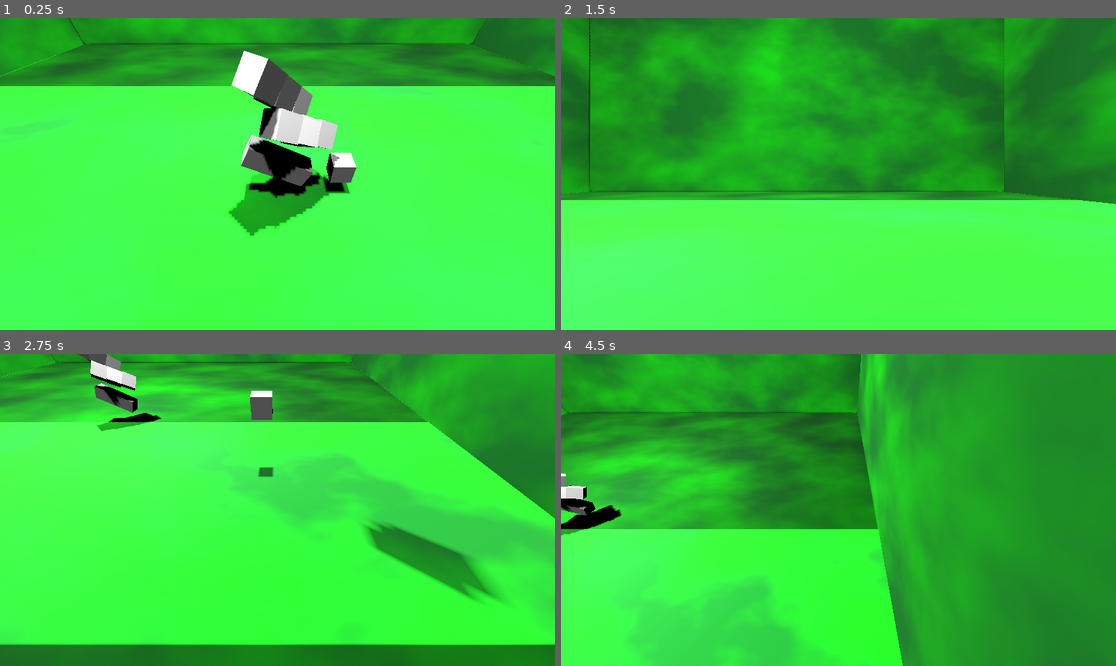
Above: before the commit, frames 1-4 (two rows, left to right).
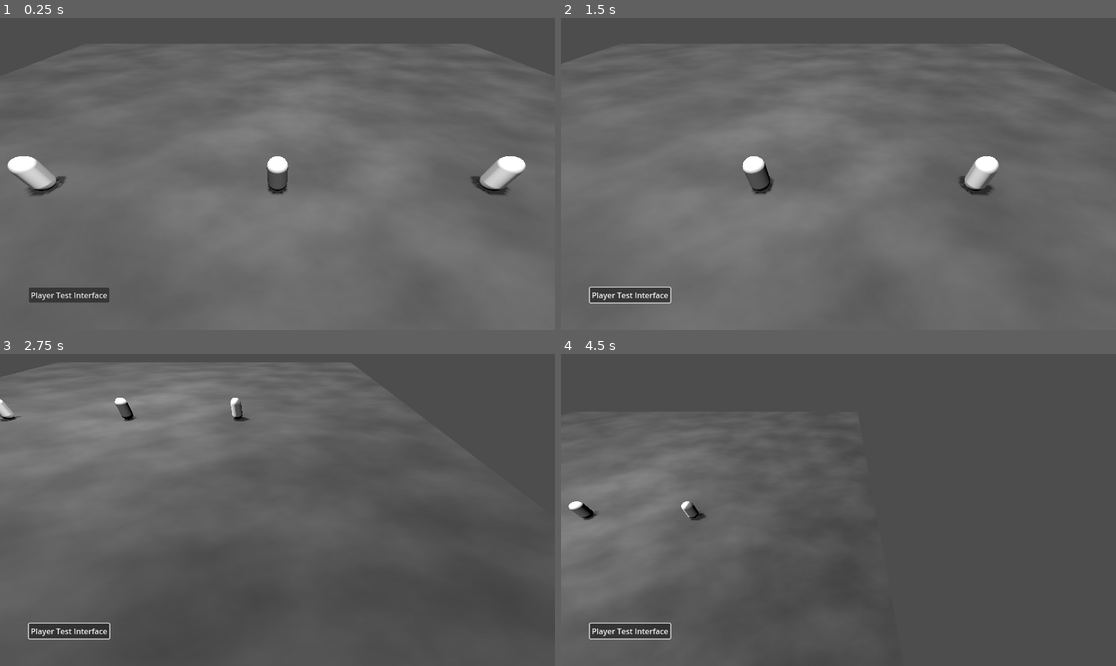
Above: after the commit, the same moments.

Repository: Matthew-Riddle/3dPracticeGame
Game: Godot game, scene res://scenes/test_map.tscn
The game is run twice, just before and just after one commit, with the same random seed, the same clock (stepped at 60 frames per second) and the same inputs. The project has no main scene, so this scene is started directly.
Inputs (mouse positions are in pixels of both pictures, inside the frame that each line leads up to):
- Up to frame 1 (0.25 s): no input
- Up to frame 2 (1.5 s): click (627, 295) at 0.5 s, where only the run after the commit has a clickable "Player Test Interface"; tap Enter (ui_accept) at 1.25 s; move the mouse to (960, 158) at 1.27 s; hold Right (ui_right) from 1.28 s (still down); tap C (ui_camera_toggle) at 1.35 s
- Up to frame 3 (2.75 s): tap Enter (ui_accept) at 1.52, 2.27 s; click (399, 494) at 1.55 s; move the mouse to (166, 525) at 2.02 s; release Right (ui_right) at 2.03 s; hold Down (ui_down) from 2.03 s (still down); click (166, 525) at 2.1 s; tap C (ui_camera_toggle) at 2.3 s
- Up to frame 4 (4.5 s): move the mouse to (894, 441) at 2.77 s; release Down (ui_down) at 2.78 s; hold Right (ui_right) 2.78-3.53 s; tap Mouse wheel up (camera_zoom_in) at 2.85 s; click (894, 441) at 3.05 s; move the mouse to (810, 572) at 3.52 s; hold Up (ui_up) 3.53-4.28 s; tap Mouse wheel down (camera_zoom_out) at 3.6 s; tap Enter (ui_accept) at 3.77 s; tap C (ui_camera_toggle) at 3.8, 4.35 s; move the mouse to (1005, 556) at 4.27 s; hold Left (ui_left) from 4.28 s (still down)

The runs differ from the first frame. In frame 1, 100% of the frame differs, in the area x 0-100%, y 0-100%; in frame 2, 100%; in frame 3, 100%; in frame 4, 100%.
Error after the commit: Invalid assignment of property or key 'active_script' with value of type 'bool' on a base object of type 'Camera3D'. (res://scripts/Camera_Controller.gd:13)

Commit message:
dragbox and selection done. ready for db

Diff:
--- a/project.godot
+++ b/project.godot
@@ -13,6 +13,10 @@
 config/name="Platform"
 config/features=PackedStringArray("4.2", "GL Compatibility")
 config/icon="res://images/icon.svg"
+
+[display]
+
+window/size/always_on_top=true
 
 [input]
 
@@ -75,3 +79,8 @@
 "events": [Object(InputEventKey,"resource_local_to_scene":false,"resource_name":"","device":-1,"window_id":0,"alt_pressed":false,"shift_pressed":false,"ctrl_pressed":false,"meta_pressed":false,"pressed":false,"keycode":0,"physical_keycode":67,"key_label":0,"unicode":99,"echo":false,"script":null)
 ]
 }
+mouse_leftclick={
+"deadzone": 0.5,
+"events": [Object(InputEventMouseButton,"resource_local_to_scene":false,"resource_name":"","device":-1,"window_id":0,"alt_pressed":false,"shift_pressed":false,"ctrl_pressed":false,"meta_pressed":false,"button_mask":1,"position":Vector2(156, 16),"global_position":Vector2(160, 57),"factor":1.0,"button_index":1,"canceled":false,"pressed":true,"double_click":false,"script":null)
+]
+}
--- a/scenes/player.tscn
+++ b/scenes/player.tscn
@@ -1,14 +1,14 @@
 [gd_scene load_steps=5 format=3 uid="uid://1m6j7uva7rbw"]
 
-[ext_resource type="Script" path="res://scripts/player.gd" id="1_8vvcs"]
-[ext_resource type="Script" path="res://scripts/PlayerSpatial.gd" id="2_v2vug"]
+[ext_resource type="Script" path="res://scripts/Player.gd" id="1_uo46c"]
+[ext_resource type="Script" path="res://scripts/Player_Spatial.gd" id="2_v2vug"]
 
 [sub_resource type="BoxMesh" id="BoxMesh_ttkdj"]
 
 [sub_resource type="BoxShape3D" id="BoxShape3D_opdvw"]
 
 [node name="Player" type="CharacterBody3D"]
-script = ExtResource("1_8vvcs")
+script = ExtResource("1_uo46c")
 
 [node name="MeshInstance3D" type="MeshInstance3D" parent="."]
 mesh = SubResource("BoxMesh_ttkdj")
--- /dev/null
+++ b/scenes/player_interface.tscn
@@ -0,0 +1,31 @@
+[gd_scene load_steps=5 format=3 uid="uid://bxk875h8qxe8d"]
+
+[ext_resource type="Script" path="res://scripts/Player_Interface.gd" id="1_pdqaj"]
+[ext_resource type="Texture2D" uid="uid://dgug10fst64o2" path="res://images/ui_select_dragbox01.png" id="2_vdnna"]
+[ext_resource type="PackedScene" uid="uid://cefpm5wqvbn1w" path="res://scenes/rts_camera.tscn" id="3_acdrx"]
+
+[sub_resource type="CanvasTexture" id="CanvasTexture_55vb0"]
+diffuse_texture = ExtResource("2_vdnna")
+texture_filter = 1
+
+[node name="PlayerInterface" type="Node2D"]
+script = ExtResource("1_pdqaj")
+metadata/_edit_lock_ = true
+
+[node name="UIDragbox" type="NinePatchRect" parent="."]
+offset_right = 296.0
+offset_bottom = 144.0
+texture = SubResource("CanvasTexture_55vb0")
+patch_margin_left = 4
+patch_margin_top = 4
+patch_margin_right = 4
+patch_margin_bottom = 4
+
+[node name="Button" type="Button" parent="."]
+offset_left = 60.0
+offset_top = 560.0
+offset_right = 227.0
+offset_bottom = 591.0
+text = "Player Test Interface"
+
+[node name="CameraBase" parent="." instance=ExtResource("3_acdrx")]
--- a/scenes/rts_camera.tscn
+++ b/scenes/rts_camera.tscn
@@ -1,6 +1,9 @@
-[gd_scene load_steps=2 format=3 uid="uid://cefpm5wqvbn1w"]
+[gd_scene load_steps=3 format=3 uid="uid://cefpm5wqvbn1w"]
 
 [ext_resource type="Script" path="res://scripts/RTS_Camera.gd" id="1_xuikp"]
+
+[sub_resource type="BoxShape3D" id="BoxShape3D_o6w1g"]
+size = Vector3(60, 1, 60)
 
 [node name="CameraBase" type="Node3D"]
 script = ExtResource("1_xuikp")
@@ -10,3 +13,10 @@
 
 [node name="Camera3D" type="Camera3D" parent="CameraSocket"]
 current = true
+
+[node name="VisibleUnitsArea3D" type="Area3D" parent="."]
+transform = Transform3D(1, 0, 0, 0, 1, 0, 0, 0, 1, 0, 0.5, -15)
+priority = 1
+
+[node name="CollisionShape3D" type="CollisionShape3D" parent="VisibleUnitsArea3D"]
+shape = SubResource("BoxShape3D_o6w1g")
--- a/scenes/test_map.tscn
+++ b/scenes/test_map.tscn
@@ -1,142 +1,42 @@
 [gd_scene load_steps=11 format=3 uid="uid://c7mkeu7s5npo7"]
 
 [ext_resource type="PackedScene" uid="uid://1m6j7uva7rbw" path="res://scenes/player.tscn" id="1_f7jjg"]
-[ext_resource type="PackedScene" uid="uid://btjo2qa60htnp" path="res://scenes/block.tscn" id="2_m421s"]
-[ext_resource type="PackedScene" uid="uid://cefpm5wqvbn1w" path="res://scenes/rts_camera.tscn" id="3_3avev"]
-[ext_resource type="Script" path="res://scenes/CameraController.gd" id="4_lxbn7"]
+[ext_resource type="PackedScene" uid="uid://bxk875h8qxe8d" path="res://scenes/player_interface.tscn" id="1_v614i"]
+[ext_resource type="PackedScene" uid="uid://mgtn370gi05w" path="res://scenes/test_unit.tscn" id="4_br7ka"]
+[ext_resource type="Script" path="res://scripts/Camera_Controller.gd" id="4_lxbn7"]
 
 [sub_resource type="BoxMesh" id="BoxMesh_skjck"]
-size = Vector3(60, 0.5, 60)
+size = Vector3(60, 0, 60)
 
 [sub_resource type="Gradient" id="Gradient_c1uca"]
-offsets = PackedFloat32Array(0.254098, 0.819672)
-colors = PackedColorArray(0, 0.564706, 0.313726, 1, 0.694118, 1, 0, 1)
+colors = PackedColorArray(0.446777, 0.446777, 0.446777, 1, 0.226707, 0.226707, 0.226707, 1)
 
 [sub_resource type="FastNoiseLite" id="FastNoiseLite_du7x3"]
 
 [sub_resource type="NoiseTexture2D" id="NoiseTexture2D_1s2qp"]
-width = 1000
-height = 1000
+width = 2000
+height = 2000
 seamless = true
 color_ramp = SubResource("Gradient_c1uca")
 noise = SubResource("FastNoiseLite_du7x3")
 
 [sub_resource type="StandardMaterial3D" id="StandardMaterial3D_2do1e"]
-albedo_color = Color(0, 0.807843, 0.368627, 1)
+albedo_color = Color(0.423651, 0.423651, 0.423651, 1)
 albedo_texture = SubResource("NoiseTexture2D_1s2qp")
 
 [sub_resource type="BoxShape3D" id="BoxShape3D_iyxwu"]
-size = Vector3(20, 0.5, 20)
+size = Vector3(60, 0, 60)
 
 [node name="TestMap" type="Node3D"]
+
+[node name="PlayerInterface" parent="." instance=ExtResource("1_v614i")]
 
 [node name="CameraController" type="Node3D" parent="."]
 script = ExtResource("4_lxbn7")
 
-[node name="CameraBase" parent="." instance=ExtResource("3_3avev")]
-
 [node name="Player" parent="." instance=ExtResource("1_f7jjg")]
 transform = Transform3D(1, 0, 0, 0, 1, 0, 0, 0, 1, 3, 1.74528, 0)
-
-[node name="Blocks" type="Node3D" parent="."]
-
-[node name="Block1" parent="Blocks" instance=ExtResource("2_m421s")]
-transform = Transform3D(0.896788, 0.442461, 0, -0.442461, 0.896788, 0, 0, 0, 1, 0, 2.0054, 0.224528)
-
-[node name="Block2" parent="Blocks" instance=ExtResource("2_m421s")]
-transform = Transform3D(0.531541, 0.46633, 0.707107, -0.65949, 0.751713, 0, -0.531541, -0.46633, 0.707107, 0, 5.0989, 0.224528)
-
-[node name="Block3" parent="Blocks" instance=ExtResource("2_m421s")]
-transform = Transform3D(0.769396, 0.181742, 0.612372, -0.472145, 0.807514, 0.353553, -0.430244, -0.561151, 0.707107, 0.887312, 3.80382, 0.449056)
-
-[node name="Block4" parent="Blocks" instance=ExtResource("2_m421s")]
-transform = Transform3D(0.896788, 0.442461, 0, -0.442461, 0.896788, 0, 0, 0, 1, 0, 2.0054, 0.224528)
-
-[node name="Block5" parent="Blocks" instance=ExtResource("2_m421s")]
-transform = Transform3D(0.531541, 0.46633, 0.707107, -0.65949, 0.751713, 0, -0.531541, -0.46633, 0.707107, 0, 5.0989, 0.224528)
-
-[node name="Block6" parent="Blocks" instance=ExtResource("2_m421s")]
-transform = Transform3D(0.769396, 0.181742, 0.612372, -0.472145, 0.807514, 0.353553, -0.430244, -0.561151, 0.707107, 0.887312, 3.80382, 0.449056)
-
-[node name="Block7" parent="Blocks" instance=ExtResource("2_m421s")]
-transform = Transform3D(0.896788, 0.442461, 0, -0.442461, 0.896788, 0, 0, 0, 1, 0, 2.0054, 0.224528)
-
-[node name="Block8" parent="Blocks" instance=ExtResource("2_m421s")]
-transform = Transform3D(0.531541, 0.46633, 0.707107, -0.65949, 0.751713, 0, -0.531541, -0.46633, 0.707107, 0, 5.0989, 0.224528)
-
-[node name="Block9" parent="Blocks" instance=ExtResource("2_m421s")]
-transform = Transform3D(0.769396, 0.181742, 0.612372, -0.472145, 0.807514, 0.353553, -0.430244, -0.561151, 0.707107, 0.887312, 3.80382, 0.449056)
-
-[node name="Terrain" type="Node3D" parent="."]
-
-[node name="Floor" type="StaticBody3D" parent="Terrain"]
-transform = Transform3D(1, 0, 0, 0, 1, 0, 0, 0, 1, 0, -0.236213, 0)
-metadata/_edit_group_ = true
-
-[node name="MeshInstance3D" type="MeshInstance3D" parent="Terrain/Floor"]
-mesh = SubResource("BoxMesh_skjck")
-surface_material_override/0 = SubResource("StandardMaterial3D_2do1e")
-
-[node name="CollisionShape3D" type="CollisionShape3D" parent="Terrain/Floor"]
-shape = SubResource("BoxShape3D_iyxwu")
-
-[node name="Floor2" type="StaticBody3D" parent="Terrain"]
-transform = Transform3D(1, 0, 0, 0, -4.37114e-08, -1, 0, 1, -4.37114e-08, 0.150211, 29.8877, -29.5936)
-metadata/_edit_group_ = true
-
-[node name="MeshInstance3D" type="MeshInstance3D" parent="Terrain/Floor2"]
-mesh = SubResource("BoxMesh_skjck")
-surface_material_override/0 = SubResource("StandardMaterial3D_2do1e")
-
-[node name="CollisionShape3D" type="CollisionShape3D" parent="Terrain/Floor2"]
-shape = SubResource("BoxShape3D_iyxwu")
-
-[node name="Floor3" type="StaticBody3D" parent="Terrain"]
-transform = Transform3D(1, 0, 0, 0, -4.37114e-08, -1, 0, 1, -4.37114e-08, -0.14291, 29.6893, 30.1398)
-metadata/_edit_group_ = true
-
-[node name="MeshInstance3D" type="MeshInstance3D" parent="Terrain/Floor3"]
-mesh = SubResource("BoxMesh_skjck")
-skeleton = NodePath("../../Floor2")
-surface_material_override/0 = SubResource("StandardMaterial3D_2do1e")
-
-[node name="CollisionShape3D" type="CollisionShape3D" parent="Terrain/Floor3"]
-shape = SubResource("BoxShape3D_iyxwu")
-
-[node name="Floor4" type="StaticBody3D" parent="Terrain"]
-transform = Transform3D(-4.37114e-08, 1, -4.37114e-08, 0, -4.37114e-08, -1, -1, -4.37114e-08, 1.91069e-15, 30.1854, 29.9129, 0)
-metadata/_edit_group_ = true
-
-[node name="MeshInstance3D" type="MeshInstance3D" parent="Terrain/Floor4"]
-mesh = SubResource("BoxMesh_skjck")
-skeleton = NodePath("../../Floor2")
-surface_material_override/0 = SubResource("StandardMaterial3D_2do1e")
-
-[node name="CollisionShape3D" type="CollisionShape3D" parent="Terrain/Floor4"]
-shape = SubResource("BoxShape3D_iyxwu")
-
-[node name="Floor5" type="StaticBody3D" parent="Terrain"]
-transform = Transform3D(-4.37114e-08, 1, -4.37114e-08, 0, -4.37114e-08, -1, -1, -4.37114e-08, 1.91069e-15, -30.2794, 29.8623, -0.000295639)
-metadata/_edit_group_ = true
-
-[node name="MeshInstance3D" type="MeshInstance3D" parent="Terrain/Floor5"]
-mesh = SubResource("BoxMesh_skjck")
-skeleton = NodePath("../../Floor2")
-surface_material_override/0 = SubResource("StandardMaterial3D_2do1e")
-
-[node name="CollisionShape3D" type="CollisionShape3D" parent="Terrain/Floor5"]
-shape = SubResource("BoxShape3D_iyxwu")
-
-[node name="Floor6" type="StaticBody3D" parent="Terrain"]
-transform = Transform3D(1, 0, 0, 0, 1, 0, 0, 0, 1, 0, 59.7308, 0)
-metadata/_edit_group_ = true
-
-[node name="MeshInstance3D" type="MeshInstance3D" parent="Terrain/Floor6"]
-mesh = SubResource("BoxMesh_skjck")
-surface_material_override/0 = SubResource("StandardMaterial3D_2do1e")
-
-[node name="CollisionShape3D" type="CollisionShape3D" parent="Terrain/Floor6"]
-shape = SubResource("BoxShape3D_iyxwu")
+visible = false
 
 [node name="Lights" type="Node3D" parent="."]
 
@@ -152,3 +52,21 @@
 shadow_enabled = true
 shadow_reverse_cull_face = true
 sky_mode = 1
+
+[node name="Floor" type="StaticBody3D" parent="."]
+metadata/_edit_group_ = true
+
+[node name="MeshInstance3D" type="MeshInstance3D" parent="Floor"]
+mesh = SubResource("BoxMesh_skjck")
+surface_material_override/0 = SubResource("StandardMaterial3D_2do1e")
+
+[node name="CollisionShape3D" type="CollisionShape3D" parent="Floor"]
+shape = SubResource("BoxShape3D_iyxwu")
+
+[node name="TestUnit" parent="." instance=ExtResource("4_br7ka")]
+
+[node name="TestUnit2" parent="." instance=ExtResource("4_br7ka")]
+transform = Transform3D(1, 0, 0, 0, 1, 0, 0, 0, 1, 11, 1, 0)
+
+[node name="TestUnit3" parent="." instance=ExtResource("4_br7ka")]
+transform = Transform3D(1, 0, 0, 0, 1, 0, 0, 0, 1, -12, 1, 0)
--- /dev/null
+++ b/scenes/test_unit.tscn
@@ -0,0 +1,29 @@
+[gd_scene load_steps=5 format=3 uid="uid://mgtn370gi05w"]
+
+[ext_resource type="Script" path="res://scripts/test_unit.gd" id="1_wqdw0"]
+[ext_resource type="Texture2D" uid="uid://dgug10fst64o2" path="res://images/ui_select_dragbox01.png" id="2_7n2gi"]
+
+[sub_resource type="CapsuleShape3D" id="CapsuleShape3D_lp3ty"]
+resource_local_to_scene = true
+
+[sub_resource type="CapsuleMesh" id="CapsuleMesh_77f02"]
+resource_local_to_scene = true
+
+[node name="TestUnit" type="Node3D"]
+transform = Transform3D(1, 0, 0, 0, 1, 0, 0, 0, 1, 0, 1, 0)
+script = ExtResource("1_wqdw0")
+
+[node name="RigidBody3D" type="RigidBody3D" parent="."]
+
+[node name="CollisionShape3D" type="CollisionShape3D" parent="RigidBody3D"]
+shape = SubResource("CapsuleShape3D_lp3ty")
+
+[node name="MeshInstance3D" type="MeshInstance3D" parent="RigidBody3D"]
+mesh = SubResource("CapsuleMesh_77f02")
+
+[node name="selected" type="Sprite3D" parent="."]
+transform = Transform3D(1, 0, 0, 0, 1, 0, 0, 0, 1, 0, -0.8, 0)
+modulate = Color(0, 1, 1, 0.501961)
+pixel_size = 0.1
+axis = 1
+texture = ExtResource("2_7n2gi")
--- a/scenes/CameraController.gd
+++ b/scripts/Camera_Controller.gd
@@ -1,6 +1,6 @@
 extends Node3D
 @onready var fps_camera = get_tree().get_root().get_node("TestMap/Player/PlayerSpatial/Camera3D")
-@onready var rts_camera = get_tree().get_root().get_node("TestMap/CameraBase/CameraSocket/Camera3D")
+@onready var rts_camera = $"../PlayerInterface/CameraBase/CameraSocket/Camera3D"
 @onready var camera_toggle = false
 # Called when the node enters the scene tree for the first time.
 func _ready():
@@ -10,8 +10,12 @@
 func _input(event):
 	if Input.is_action_just_pressed("ui_camera_toggle"):
 		if camera_toggle == false:
+			fps_camera.active_script = true
+			rts_camera.active_script = false
 			fps_camera.make_current()
 		else:
+			rts_camera.active_script = true
+			fps_camera.active_script = false
 			rts_camera.make_current()
 		camera_toggle = !camera_toggle
 	#if Input.is_action_just_pressed("ui_camera_toggle") and fps_camera.is_current() == true:
--- /dev/null
+++ b/scripts/Player_Interface.gd
@@ -0,0 +1,88 @@
+extends Node2D
+
+# NODES
+@onready var player_camera:Node3D = $CameraBase
+@onready var player_camera_visibleunits_Area3D:Area3D = $CameraBase/VisibleUnitsArea3D
+@onready var ui_drag_box:NinePatchRect = $UIDragbox
+
+# Variables
+@onready var BoxSelectionUnits_Visible:Dictionary = {}
+
+# CONSTANTS
+const min_drag_squared:int = 128
+
+# Internal Variables
+var mouse_left_click:bool = false
+var drag_rectangle_area:Rect2
+# {unit_id : unit_node}
+
+func _ready():
+	initialize_interface()
+
+func unit_entered(unit:Node3D) -> void:
+	var unit_id:int = unit.get_instance_id()
+	if BoxSelectionUnits_Visible.keys().has(unit_id):return
+	BoxSelectionUnits_Visible[unit_id] = unit.get_parent()
+	print("unit entered: ", unit, " id: ", unit_id, " unit_node: ", unit.get_parent().name)
+	debug_units_visible()
+
+func unit_exited(unit:Node3D) -> void:
+	var unit_id:int = unit.get_instance_id()
+	if !BoxSelectionUnits_Visible.keys().has(unit_id):return
+	BoxSelectionUnits_Visible.erase(unit_id)
+	print("unit exited: ", unit, " id: ", unit_id, " unit_node: ", unit.get_parent())
+
+func debug_units_visible() -> void:
+	print(BoxSelectionUnits_Visible)
+
+func initialize_interface() -> void:
+	ui_drag_box.visible = false
+	player_camera_visibleunits_Area3D.body_entered.connect(unit_entered)
+	player_camera_visibleunits_Area3D.body_exited.connect(unit_exited)
+
+func _input(event:InputEvent) -> void:
+	if Input.is_action_just_pressed("mouse_leftclick"):
+		drag_rectangle_area.size = Vector2(0,0)
+		drag_rectangle_area.position = get_global_mouse_position()
+		ui_drag_box.position = drag_rectangle_area.position
+		mouse_left_click = true
+		ui_drag_box.visible = true
+	if Input.is_action_just_released("mouse_leftclick"):
+		mouse_left_click = false
+		ui_drag_box.visible = false
+		cast_selection()
+
+# Actually select units
+func cast_selection() -> void:
+	for unit in BoxSelectionUnits_Visible.values():
+		if drag_rectangle_area.abs().has_point( player_camera.get_Vector2_from_Vector3(unit.transform.origin) ):
+			if unit.has_method("selected"):
+				unit.selected()
+		else:
+			if unit.has_method("deselect"):
+				unit.deselect()
+
+func _process(delta:float) -> void:
+	if mouse_left_click:
+		if !ui_drag_box.visible:
+			if drag_rectangle_area.size.length_squared() > min_drag_squared:
+				ui_drag_box.visible = true
+
+		else:
+			update_ui_dragbox()
+
+		drag_rectangle_area.size = get_global_mouse_position() - drag_rectangle_area.position
+
+func update_ui_dragbox() -> void:
+	ui_drag_box.size = abs(drag_rectangle_area.size)
+	# Detect when to scale backwards so the selection dragbox can go right to left
+	# Detect X swap
+	if drag_rectangle_area.size.x < 0:
+		ui_drag_box.scale.x = -1
+	else:
+		ui_drag_box.scale.x = 1
+	# Detect Y swap
+	if drag_rectangle_area.size.y < 0:
+		ui_drag_box.scale.y = -1
+	else:
+		ui_drag_box.scale.y = 1
--- a/scripts/RTS_Camera.gd
+++ b/scripts/RTS_Camera.gd
@@ -24,8 +24,9 @@
 var camera_can_process:bool = true
 var camera_can_move_base:bool = true
 var camera_can_zoom:bool = true
-var camera_can_automatic_pan:bool = true
+var camera_can_automatic_pan:bool = false
 var camera_can_rotate:bool = true
+@export var active_script = true
 
 # Nodes
 @onready var camera_base:Node3D = self
@@ -42,6 +43,8 @@
 
 # Called every frame. 'delta' is the elapsed time since the previous frame.
 func _process(delta) -> void:
+	if active_script == false:
+		return
 	if !camera_can_process:return
 	camera_base_move(delta)
 	camera_zoom_update(delta)
@@ -50,6 +53,8 @@
 	fullscreen()
 
 func _unhandled_input(event:InputEvent) -> void:
+	if active_script == false:
+		return
 	# Camera Zoom
 	if event.is_action("camera_zoom_in"):
 		camera_zoom_direction = -1
@@ -112,12 +117,13 @@
 	if ( Input.is_action_just_pressed("ui_fullscreen") ):
 		window.set_mode( Window.MODE_FULLSCREEN )
 
-func _notification(flag) -> void:
-	if flag == NOTIFICATION_WM_MOUSE_ENTER:
-		camera_can_automatic_pan = true
-	elif flag == NOTIFICATION_WM_MOUSE_EXIT:
-		camera_can_automatic_pan = false
+#Disabled for active work. Turn back on later
+#func _notification(flag) -> void:
+	#if flag == NOTIFICATION_WM_MOUSE_ENTER:
+		#camera_can_automatic_pan = true
+	#elif flag == NOTIFICATION_WM_MOUSE_EXIT:
+		#camera_can_automatic_pan = false
 
-func draw_selection() -> void:
-	RectangleShape2D
-	pass
+# Unproject Vector3 to Vector2. Used for select box
+func get_Vector2_from_Vector3(unproject_from_vec3:Vector3) -> Vector2:
+	return camera.unproject_position(unproject_from_vec3)
--- a/scripts/player.gd
+++ b/scripts/player.gd
@@ -5,6 +5,7 @@
 const JUMP_VELOCITY = 10
 const LOOKAROUND_SPEED = .008
 var push_force = 1.7
+@export var active_script = false
 #var basis = Basis()
 var rot_x = 0
 var rot_y = 0
@@ -13,6 +14,8 @@
 var gravity = ProjectSettings.get_setting("physics/3d/default_gravity")
 
 func _input(event):
+	if active_script == false:
+		return
 	if event is InputEventMouseMotion and Input.is_action_pressed("ui_rotate"):
 		rot_x -= event.relative.x * LOOKAROUND_SPEED
 		#rot_y -= event.relative.y * LOOKAROUND_SPEED
@@ -21,6 +24,8 @@
 		#rotate_object_local(Vector3(1, 0, 0), rot_y)
 
 func _physics_process(delta):
+	if active_script == false:
+		return
 	# Add the gravity.
 	if not is_on_floor():
 		velocity.y -= gravity * delta
--- /dev/null
+++ b/scripts/test_unit.gd
@@ -0,0 +1,13 @@
+extends Node3D
+
+
+func _ready():
+	deselect()
+
+
+func selected() -> void:
+	$selected.visible = true
+
+
+func deselect() -> void:
+	$selected.visible = false
Binary file added: images/ui_select_dragbox01.png
Not shown, added: images/ui_select_dragbox01.png.import
Renamed: scripts/PlayerSpatial.gd -> scripts/Player_Spatial.gd
Not shown, added: images/ui_select_dragbox01.png~
